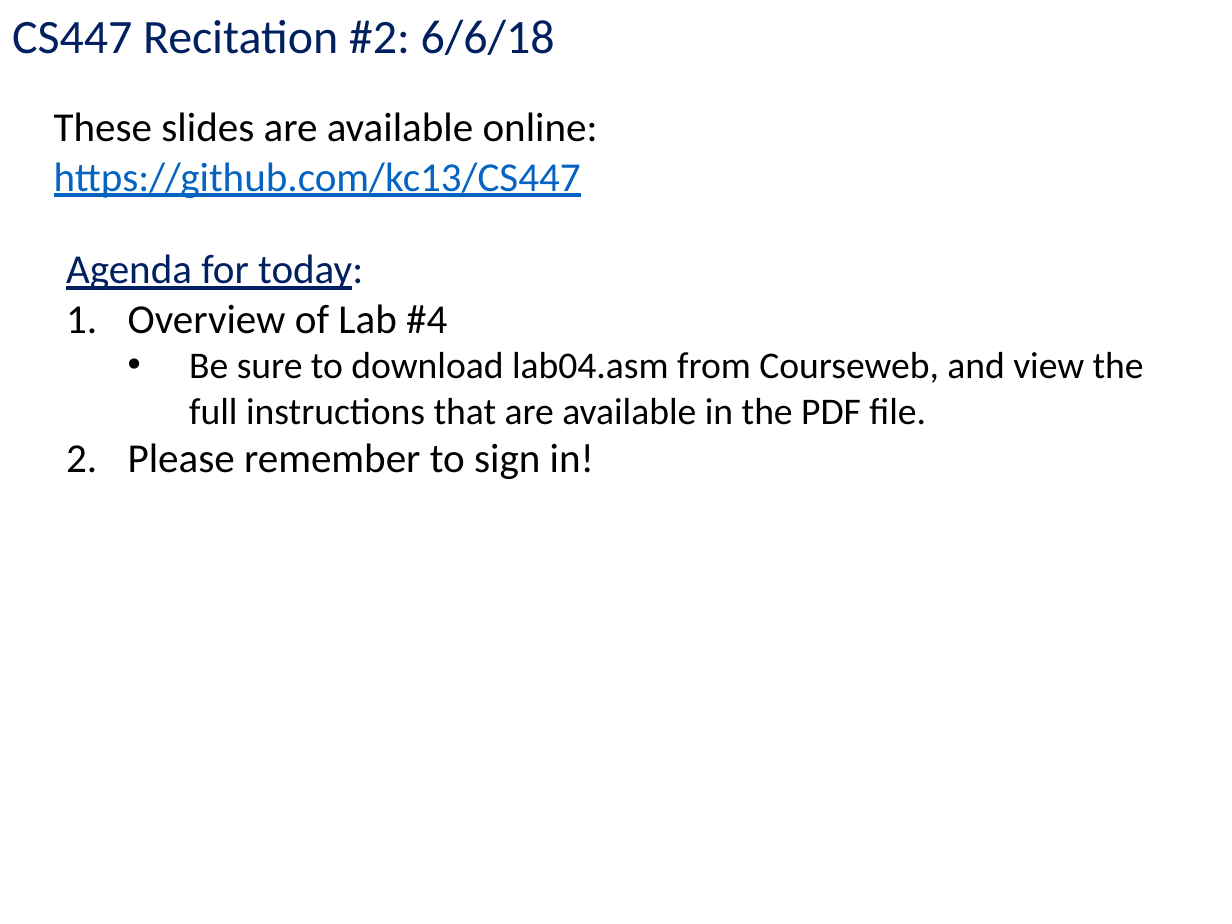
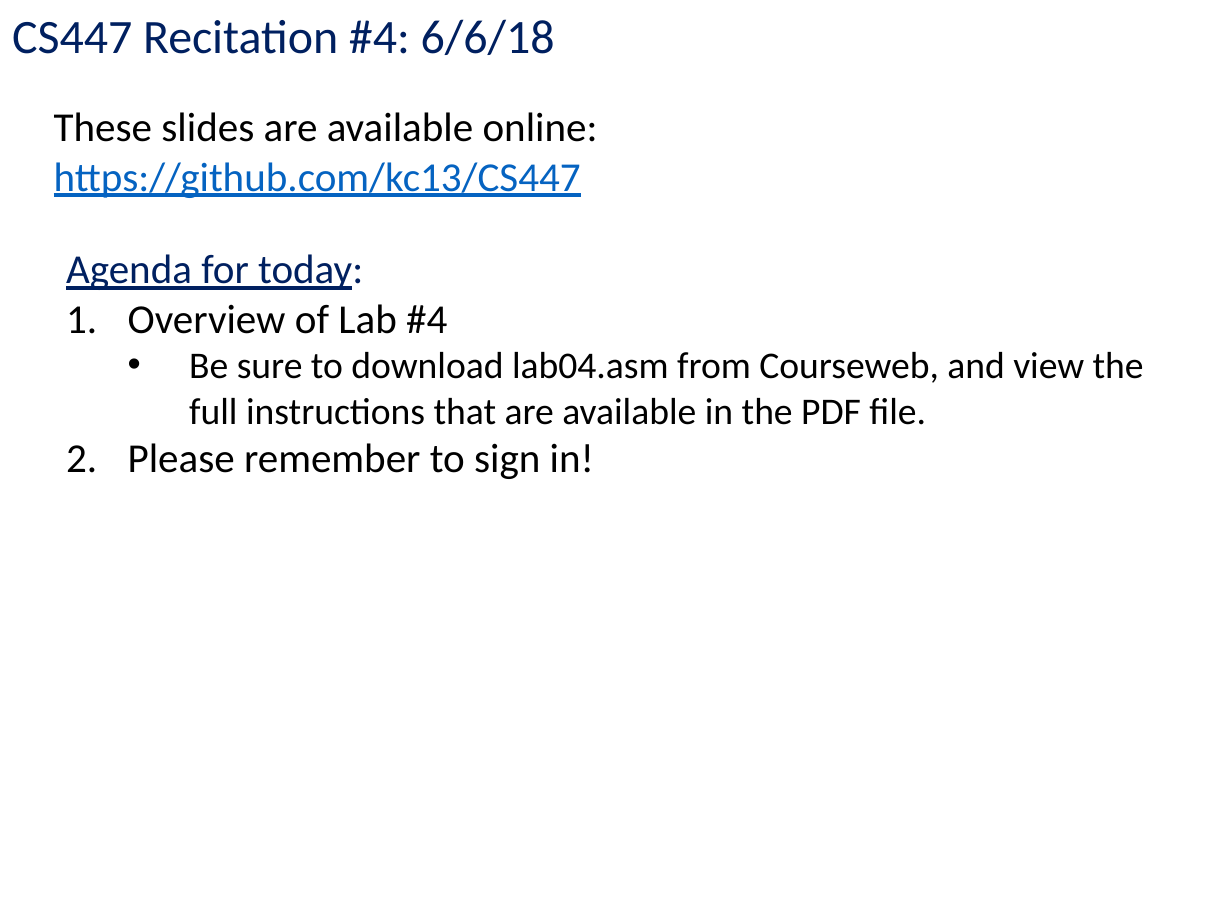
Before and after one commit to kc13/CS447_2018, a slide deck: slide 1 of cs447_lab4_june6.pptx. Drawn at 1232x924 pixels with LibreOffice and Linux fonts; fonts in the diff are those of the drawing. Boxes give left, top, right and bottom in pixels: in the first picture for what was removed or moved away, otherwise in the second. Text is boxed around its words. In the diff, an @@ line names an element or a change of style, - is before the commit and + after.

```diff
--- a/cs447_lab4_june6.pptx
+++ b/cs447_lab4_june6.pptx
@@ text at <box>12,19,555,55</box>: text changed @@
-CS447 Recitation #2: 6/6/18
+CS447 Recitation #4: 6/6/18
```
Also in this commit, not shown: 2 other slides changed.
